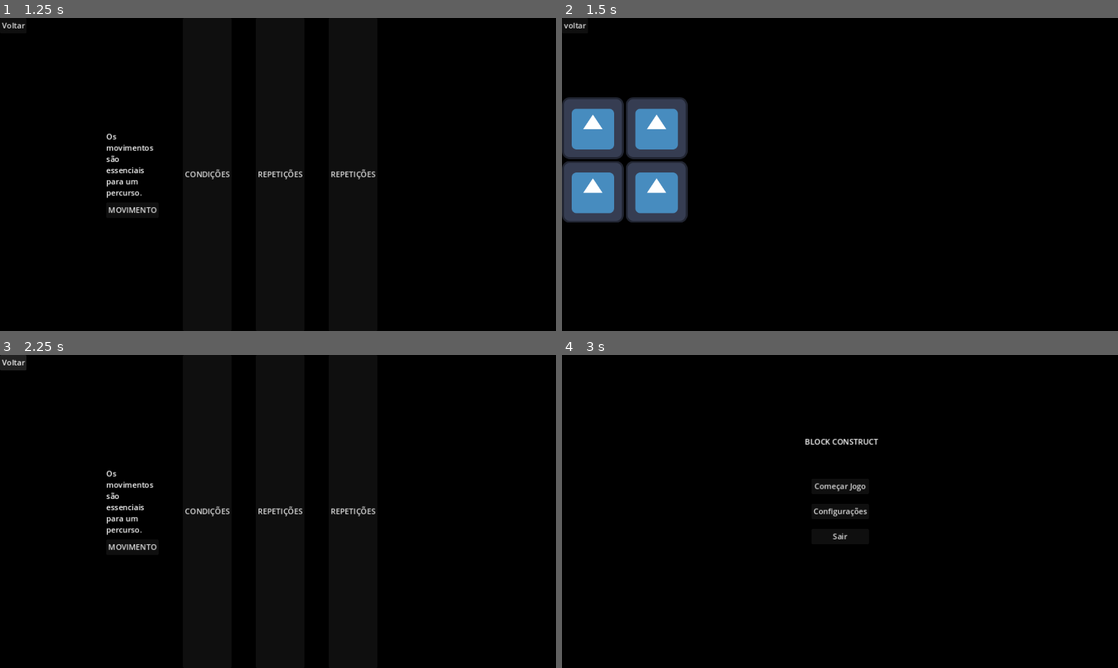
Above: before the commit, frames 1-4 (two rows, left to right).
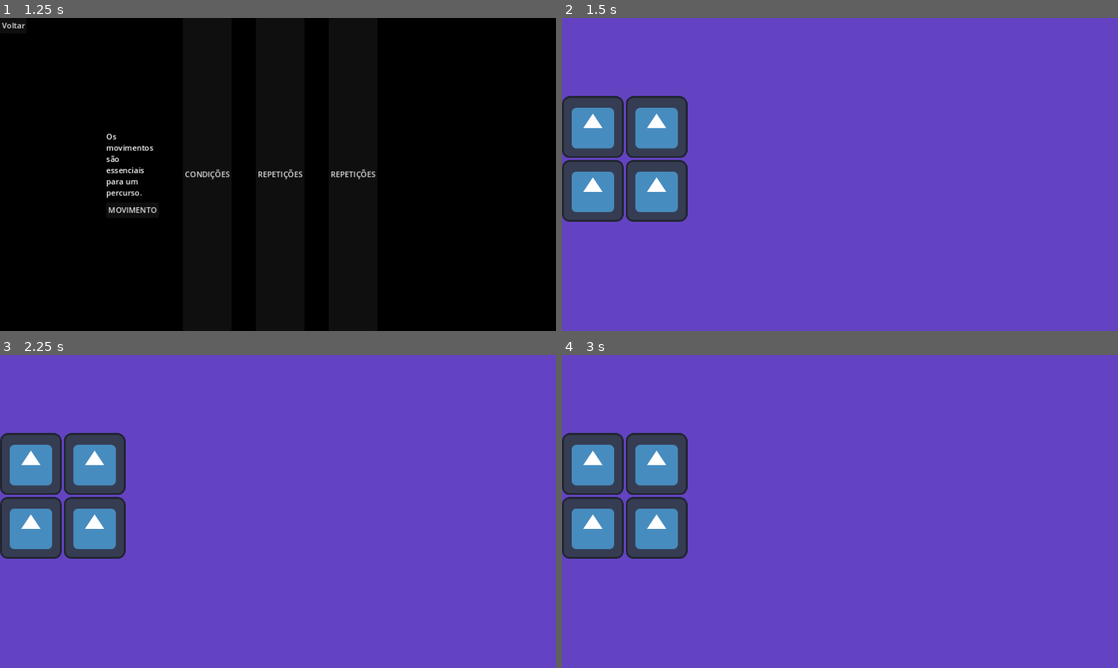
Above: after the commit, the same moments.

Repository: MusgoNato/TCC
Game: Godot game, scene res://Interfaces/Menu_inicial/menu.tscn
Same seed, same stepped clock (60 frames per second), same inputs: the game is played once before the commit and once after it.
Inputs (mouse positions are in pixels of both pictures, inside the frame that each line leads up to):
- Up to frame 1 (1.25 s): click "Começar Jogo" at 0.5 s
- Up to frame 2 (1.5 s): click "MOVIMENTO" at 1.25 s
- Up to frame 3 (2.25 s): click (11, 361) at 2 s, where only the run before the commit has a clickable "voltar"
- Up to frame 4 (3 s): click (573, 361) at 2.75 s, where only the run before the commit has a clickable "Voltar"

Frame 1 is identical in both runs. In frame 2, 92% of the frame differs, in the area x 0-100%, y 0-100%; in frame 3, 100%; in frame 4, 100%.

Commit message:
Refazendo a base

Diff:
--- a/tcc/Interfaces/Fases/1-movimento/Fase_1.tscn
+++ /dev/null
@@ -1,71 +0,0 @@
-[gd_scene load_steps=4 format=3 uid="uid://ci5dje82j6hi2"]
-
-[ext_resource type="Script" path="res://Interfaces/Fases/1-movimento/fase_1.gd" id="1_p8whr"]
-[ext_resource type="Script" path="res://Interfaces/Fases/1-movimento/area_blocos_disponiveis.gd" id="2_pl41n"]
-
-[sub_resource type="ViewportTexture" id="ViewportTexture_bkmd0"]
-
-[node name="Fase1Movimento" type="Control"]
-layout_mode = 3
-anchors_preset = 15
-anchor_right = 1.0
-anchor_bottom = 1.0
-grow_horizontal = 2
-grow_vertical = 2
-script = ExtResource("1_p8whr")
-
-[node name="TextureRect" type="TextureRect" parent="."]
-self_modulate = Color(0, 0, 0, 1)
-layout_mode = 1
-anchors_preset = 15
-anchor_right = 1.0
-anchor_bottom = 1.0
-grow_horizontal = 2
-grow_vertical = 2
-texture = SubResource("ViewportTexture_bkmd0")
-expand_mode = 2
-
-[node name="AreaBlocosDisponiveis" type="Control" parent="."]
-layout_mode = 1
-anchors_preset = 4
-anchor_top = 0.5
-anchor_bottom = 0.5
-offset_top = -160.0
-offset_right = 419.0
-offset_bottom = 160.0
-grow_vertical = 2
-script = ExtResource("2_pl41n")
-
-[node name="VBoxContainer" type="GridContainer" parent="AreaBlocosDisponiveis"]
-layout_mode = 0
-offset_right = 40.0
-offset_bottom = 40.0
-columns = 2
-
-[node name="AreaMontagem" type="Control" parent="."]
-layout_mode = 1
-anchors_preset = 6
-anchor_left = 1.0
-anchor_top = 0.5
-anchor_right = 1.0
-anchor_bottom = 0.5
-offset_left = -417.0
-offset_top = -168.0
-offset_right = 2.0
-offset_bottom = 152.0
-grow_horizontal = 0
-grow_vertical = 2
-
-[node name="VBoxContainer" type="VBoxContainer" parent="."]
-layout_mode = 0
-offset_right = 40.0
-offset_bottom = 40.0
-
-[node name="HBoxContainer" type="HBoxContainer" parent="VBoxContainer"]
-layout_mode = 2
-
-[node name="btn_voltar" type="Button" parent="VBoxContainer/HBoxContainer"]
-layout_mode = 2
-text = "voltar"
-
-[connection signal="pressed" from="VBoxContainer/HBoxContainer/btn_voltar" to="." method="_on_btn_voltar_pressed"]
--- a/tcc/Interfaces/Fases/1-movimento/area_blocos_disponiveis.gd
+++ /dev/null
@@ -1,20 +0,0 @@
-extends Control
-
-var blocos = []
-
-@onready var data = preload("res://Interfaces/Fases/1-movimento/fase_1.gd").new()
-@onready var inventarioBlocos = $VBoxContainer
-
-# Ao entrar dentro desta cena, chamo as determinadas funções para o carregamento dos dados
-func _ready() -> void:
-	data._ready()
-	blocos = data.get_blocos_disponiveis()
-	InsereBlocos()
-
-# Responsavel por inserir os blocos disponiveis da fase 1 na minha grid
-func InsereBlocos():
-	for bloco in blocos:
-		var botao = TextureButton.new() # Crio um botao para o bloco
-		botao.texture_normal = load(bloco['icone']) # Carrego a imagem dele
-		botao.tooltip_text = bloco['nome'] # Carrego o nome dele
-		inventarioBlocos.add_child(botao) # O adiciono a minha area contendo os blocos disponiveis da fase
--- a/tcc/Interfaces/Fases/1-movimento/blocos/bloco_mover.gd
+++ /dev/null
@@ -1,45 +0,0 @@
-extends Control
-
-var dragging = false  # Variável para verificar se está sendo arrastado
-var offset = Vector2()  # Diferença entre o clique e a posição do bloco
-var original_position = Vector2()  # Armazena a posição original do bloco
-
-# Called when the node enters the scene tree for the first time.
-func _ready() -> void:
-	var texture_rect = $TextureRect
-	texture_rect.modulate = Color(1, 1, 1, 1)
-	original_position = global_position  # Armazena a posição original do bloco
-
-# Called every frame. 'delta' is the elapsed time since the previous frame.
-func _process(delta: float) -> void:
-	var texture_rect = $TextureRect
-	var mouse_pos = get_local_mouse_position()
-
-	# Verifica se o mouse está sobre a área do bloco
-	if get_rect().has_point(mouse_pos):
-		if Input.is_mouse_button_pressed(MOUSE_BUTTON_LEFT):
-			# Aplica a cor de realce quando o mouse está pressionado
-			texture_rect.modulate = Color(0.5, 0.5, 1, 1)
-
-			if not dragging:
-				dragging = true
-				# Calcula a diferença entre o clique e a posição do bloco
-				offset = global_position - get_global_mouse_position()
-		else:
-			# Restaura a cor quando o mouse não está pressionado
-			texture_rect.modulate = Color(1, 1, 1, 1)
-			dragging = false
-
-	# Se estiver arrastando o bloco, atualiza a posição
-	if dragging:
-		global_position = get_global_mouse_position() + offset
-
-	# Se o botão do mouse for liberado, o bloco volta para a posição original, restaurando a cor em conjunto
-	if not Input.is_mouse_button_pressed(MOUSE_BUTTON_LEFT) and dragging:
-		global_position = original_position
-		texture_rect.modulate = Color(1, 1, 1, 1)
-		dragging = false
-
-
-func _on_button_pressed() -> void:
-	get_tree().change_scene_to_file("res://Interfaces/Menu_fases/View_fases.tscn")
--- a/tcc/Interfaces/Fases/1-movimento/blocos/bloco_mover.tscn
+++ /dev/null
@@ -1,44 +0,0 @@
-[gd_scene load_steps=3 format=3 uid="uid://c46rljv54qqp2"]
-
-[ext_resource type="Script" path="res://Interfaces/Fases/1-movimento/blocos/bloco_mover.gd" id="1_ucj1n"]
-
-[sub_resource type="ViewportTexture" id="ViewportTexture_5jqdd"]
-
-[node name="BlocoMover" type="Control"]
-layout_mode = 3
-anchor_right = 0.175
-anchor_bottom = 0.225
-offset_right = 0.399994
-offset_bottom = 0.199997
-grow_horizontal = 2
-grow_vertical = 2
-size_flags_horizontal = 2
-size_flags_vertical = 2
-script = ExtResource("1_ucj1n")
-
-[node name="TextureRect" type="TextureRect" parent="."]
-modulate = Color(0.869174, 0.963967, 7.70092e-07, 1)
-self_modulate = Color(0.709968, 0.767877, 0, 1)
-layout_mode = 1
-anchors_preset = 15
-anchor_right = 1.0
-anchor_bottom = 1.0
-grow_horizontal = 2
-grow_vertical = 2
-texture = SubResource("ViewportTexture_5jqdd")
-expand_mode = 2
-
-[node name="Label" type="Label" parent="."]
-layout_mode = 1
-anchors_preset = 8
-anchor_left = 0.5
-anchor_top = 0.5
-anchor_right = 0.5
-anchor_bottom = 0.5
-offset_left = -59.0
-offset_top = -11.5
-offset_right = 59.0
-offset_bottom = 11.5
-grow_horizontal = 2
-grow_vertical = 2
-text = "Mover a direita"
--- a/tcc/Interfaces/Fases/1-movimento/fase_1.gd
+++ /dev/null
@@ -1,44 +0,0 @@
-extends Control
-
-# Dicionario global
-var data = {}
-
-
-func _on_btn_voltar_pressed() -> void:
-	get_tree().change_scene_to_file("res://Interfaces/Menu_fases/View_fases.tscn")
-
-
-# Aqui vai carregar minha base de dados (JSON) contendo os blocos disponiveis para esta fase
-func _ready() -> void:
-	carregar_json()
-
-# Responsavel pelo carregamento do JSON e transformar ele em um dicionario para ser reutilizado em outras funções
-func carregar_json():
-	# Caso o arquivo nao seja carregado, saio da funcao
-	if not FileAccess.file_exists("res://BD-JSON/Fase_1/BlocosDisponiveis.json"):
-		return
-
-	# Leio o conteudo do arquivo e passo ele como texto a variavel
-	var arquivo = FileAccess.open("res://BD-JSON/Fase_1/BlocosDisponiveis.json", FileAccess.READ)
-	var conteudoArquivo = arquivo.get_as_text()
-	arquivo.close()
-
-	var json = JSON.new()
-	var parse_result = json.parse(conteudoArquivo)
-
-	if parse_result != OK:
-		print("Erro ao carregar o arquivo json")
-		return
-
-	data = json.data
-
-	if(typeof(data) != TYPE_DICTIONARY):
-		print("Formato invalido")
-		return
-
-
-func get_blocos_disponiveis() -> Array:
-	if data.has("blocos"):
-		return data['blocos']
-	else:
-		return []
--- /dev/null
+++ b/tcc/Interfaces/Fases/Movimento/MainScene.tscn
@@ -0,0 +1,48 @@
+[gd_scene load_steps=3 format=3 uid="uid://37rpbmyfbcar"]
+
+[ext_resource type="Script" path="res://Interfaces/Fases/Movimento/Scripts/MainScene.gd" id="1_4ujho"]
+
+[sub_resource type="CanvasTexture" id="CanvasTexture_3dhot"]
+
+[node name="MainScene" type="Control"]
+layout_mode = 3
+anchors_preset = 15
+anchor_right = 1.0
+anchor_bottom = 1.0
+grow_horizontal = 2
+grow_vertical = 2
+script = ExtResource("1_4ujho")
+
+[node name="TextureRect" type="TextureRect" parent="."]
+modulate = Color(1, 0.424782, 0.984582, 1)
+self_modulate = Color(0.392393, 0.617625, 0.775452, 1)
+layout_mode = 1
+anchors_preset = 15
+anchor_right = 1.0
+anchor_bottom = 1.0
+grow_horizontal = 2
+grow_vertical = 2
+texture = SubResource("CanvasTexture_3dhot")
+
+[node name="AreaBlocosDisponiveis" type="Control" parent="."]
+layout_mode = 1
+anchor_top = 0.449
+anchor_bottom = 0.449
+offset_top = -117.952
+offset_right = 304.0
+offset_bottom = 118.048
+grow_vertical = 2
+
+[node name="GridAreaBlocosDisponiveis" type="GridContainer" parent="AreaBlocosDisponiveis"]
+layout_mode = 1
+anchors_preset = 15
+anchor_right = 1.0
+anchor_bottom = 1.0
+offset_top = 1.0
+offset_right = -1.0
+offset_bottom = 1.0
+grow_horizontal = 2
+grow_vertical = 2
+tooltip_text = "
+"
+columns = 2
--- /dev/null
+++ b/tcc/Interfaces/Fases/Movimento/Scripts/MainScene.gd
@@ -0,0 +1,32 @@
+extends Control
+
+var data = null
+@onready var AreaBlocosDisponiveis = $AreaBlocosDisponiveis/GridAreaBlocosDisponiveis
+
+
+func _ready() -> void:
+	var arquivoJson = FileAccess.open("res://BD-JSON/Fase_1/BlocosDisponiveis.json", FileAccess.READ)
+	var conteudoEmString = arquivoJson.get_as_text()
+	var ConteudoJsonEmDicionario = JSON.parse_string(conteudoEmString)
+	data = ConteudoJsonEmDicionario
+
+	inserirBlocosEmAreaDisponivel(data)
+
+func inserirBlocosEmAreaDisponivel(data):
+	for bloco in data['blocos']:
+		var botao = TextureButton.new()
+		# Adiciono as informações do bloco ao botao
+		botao.texture_normal = load(bloco['icone'])
+		botao.tooltip_text = bloco['nome']
+		botao.custom_minimum_size = Vector2(100, 100)
+
+		# Conecta o sinal de clique a uma função personalizada
+		botao.set_script(preload("res://Interfaces/Fases/Movimento/Scripts/bloco.gd"))
+
+		# Adiciono o botao (bloco) a area de blocos disponiveis na fase
+		AreaBlocosDisponiveis.add_child(botao)
+
+		# Espero 1 frame para carregamento do layout e pegar a posição inicial do bloco
+		await get_tree().process_frame
+		await get_tree().process_frame
+		botao.set_meta("posicao_inicial", botao.global_position)
--- /dev/null
+++ b/tcc/Interfaces/Fases/Movimento/Scripts/bloco.gd
@@ -0,0 +1,4 @@
+extends TextureButton
+
+func _ready() -> void:
+	pass
--- a/tcc/Interfaces/Menu_fases/scripts_menu_fases/view_fases.gd
+++ b/tcc/Interfaces/Menu_fases/scripts_menu_fases/view_fases.gd
@@ -6,4 +6,4 @@
 
 
 func _on_btn_movimento_pressed() -> void:
-	get_tree().change_scene_to_file("res://Interfaces/Fases/1-movimento/Fase_1.tscn")
+	get_tree().change_scene_to_file("res://Interfaces/Fases/Movimento/MainScene.tscn")
Not shown, changed: tcc/.gitattributes
Not shown, removed: tcc/Interfaces/Fases/1-movimento/Fas18F2.tmp
Not shown, removed: tcc/Interfaces/Fases/1-movimento/Fas3625.tmp
Not shown, removed: tcc/Interfaces/Fases/1-movimento/FasF7BE.tmp
Not shown, removed: tcc/Interfaces/Fases/1-movimento/blocos/blo8721.tmp
Not shown, removed: tcc/Interfaces/Fases/1-movimento/blocos/blo9BE2.tmp
Not shown, removed: tcc/Interfaces/Fases/1-movimento/fas841A.tmp
Not shown, added: tcc/Interfaces/Fases/Movimento/Mai32AB.tmp
Not shown, added: tcc/Interfaces/Fases/Movimento/Mai385B.tmp
Not shown, added: tcc/Interfaces/Fases/Movimento/Mai6A81.tmp
Not shown, added: tcc/Interfaces/Fases/Movimento/Mai90BC.tmp
Not shown, added: tcc/Interfaces/Fases/Movimento/MaiBA0.tmp
